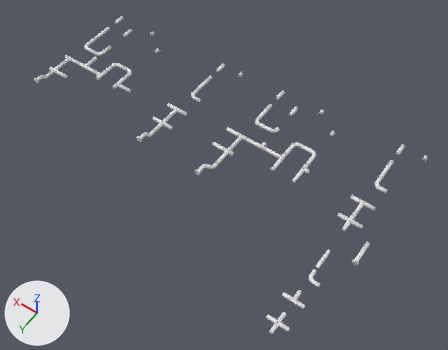
A saved change to the FBX model Assets/Art/Models/Structures/Pipes/AtmosphericPipes.fbx.
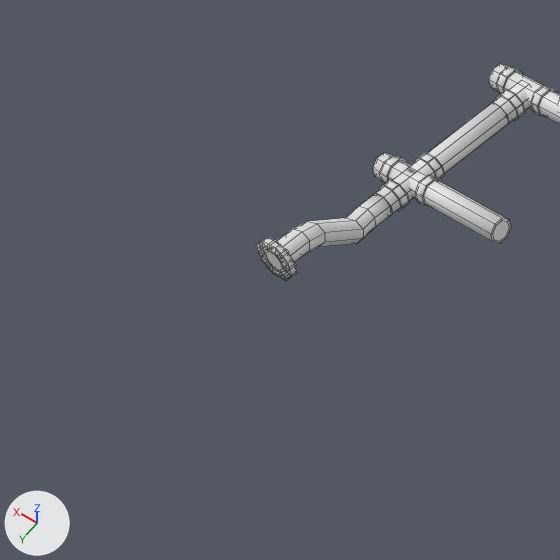
Old and new are each drawn whole from a camera (50 mm lens) standing at (-11.69, 15.24, 19.36) and looking at (-2.46, 2.32, -0.94) and again close up on the part from 0% to 16% of the width and 13% to 34% of the height. The lights are fixed; the arrows at lower left show +X, +Y and +Z. The close-ups show mesh edges as thin lines. Where no turn or scale is listed for an object, it has been applied to the vertices.

Names of what the first close-up shows: 'PipesLayer1T1', 'PipesLayer1To4Connector', 'PipesLayer1X'.
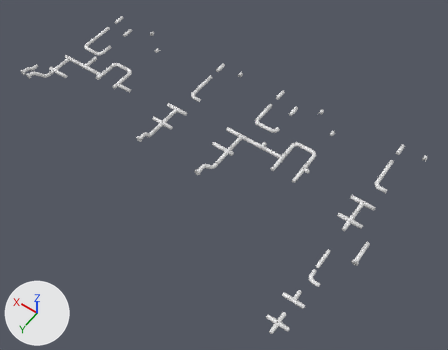
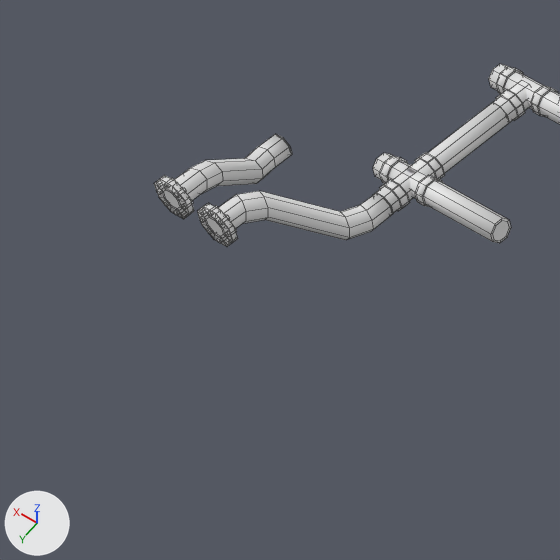
The change, as JSON lines over the scene's bpy script:
```json
{"op": "add", "block": "me_pipeslayer1l1_003", "code": ["me_pipeslayer1l1_003 = bpy.data.meshes.new('PipesLayer1L1.003')", "me_pipeslayer1l1_003.from_pydata(...)  # 192 vertices, 155 faces; spans x -0.128..0.333, y -0.501..0.504, z -0.441..0.209", "me_pipeslayer1l1_003.materials.append(mat_palette05)  # its picture is missing"]}
{"op": "add", "block": "me_pipeslayer1l1_001_1", "code": ["me_pipeslayer1l1_001_1 = bpy.data.meshes.new('PipesLayer1L1.001')", "me_pipeslayer1l1_001_1.from_pydata(...)  # 192 vertices, 155 faces; spans x -0.333..0.128, y -0.501..0.504, z -0.441..0.209", "me_pipeslayer1l1_001_1.materials.append(mat_palette05)  # its picture is missing"]}
{"op": "remove", "block": "ob_pipeslayer1to4connector", "code": ["ob_pipeslayer1to4connector = bpy.data.objects.new('PipesLayer1To4Connector', me_pipeslayer1l1_001)", "ob_pipeslayer1to4connector.location = (7.0, 3.0, 0.0)"]}
{"op": "add", "block": "ob_pipeslayer1to4out", "code": ["ob_pipeslayer1to4out = bpy.data.objects.new('PipesLayer1To4Out', me_pipeslayer1l1_003)", "ob_pipeslayer1to4out.location = (7.88, 2.982, 0.0)"]}
{"op": "add", "block": "ob_pipeslayer1to4in", "code": ["ob_pipeslayer1to4in = bpy.data.objects.new('PipesLayer1To4In', me_pipeslayer1l1_001_1)", "ob_pipeslayer1to4in.location = (7.5, 3.0, 0.0)"]}
```

What differs and where, as boxes (x1, y1, x2, y2) in the close-ups (560 x 560 px):
```json
{"object": "PipesLayer1To4In", "change": "added", "after": [197, 191, 393, 247]}
{"object": "PipesLayer1To4Connector", "change": "deleted", "before": [256, 193, 393, 281], "faces in mat_palette05_001 (its picture is missing)": [277, 193, 393, 262], "faces in mat_palette05_006 (its picture is missing)": [256, 237, 297, 281]}
{"object": "PipesLayer1To4Out", "change": "added", "after": [154, 134, 292, 219]}
```
